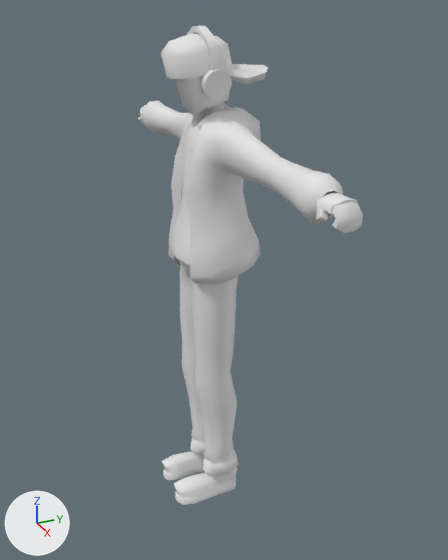
One commit to the FBX model Assets/Art/Characters/DJ/DJ.fbx: the scene before it, then after it.
One viewpoint serves both versions: a 50 mm camera at (2.01, -0.82, 1.92) aimed at (0.0, 0.08, 0.91). Arrows for +X, +Y and +Z are at lower left; the lights stay in place.

The older version as bpy lines, for what is in view:
```python
me_cube_009 = bpy.data.meshes.new('Cube.009')
me_cube_009.from_pydata(...)  # 1281 vertices, 1164 faces; spans x -0.82..0.82, y -0.18..0.23, z -0.04..1.83
ob_dj = bpy.data.objects.new('DJ', me_cube_009)
ob_dj.location = (0.0, 0.0, 0.0)
```
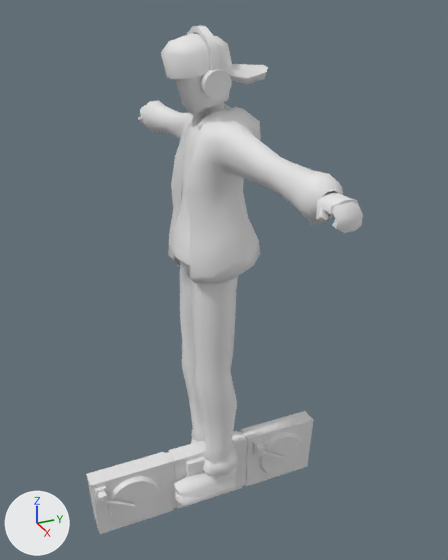
The edits, one by one:
Mesh me_cube_012 is new.
It has 276 vertices, 172 faces and spans x -0.038..0.089, y -0.52..0.52, z -0.135..0.135.
Object 'DJ_Desk' (ob_dj_desk) is new; it shows me_cube_012.
Its location is (0.0, 0.0, 0.0).

Location of each change, [x1, y1, x2, y2] in pixels of the pictures (448 x 560 px):
'DJ_Desk', added: after [86, 411, 313, 534]
